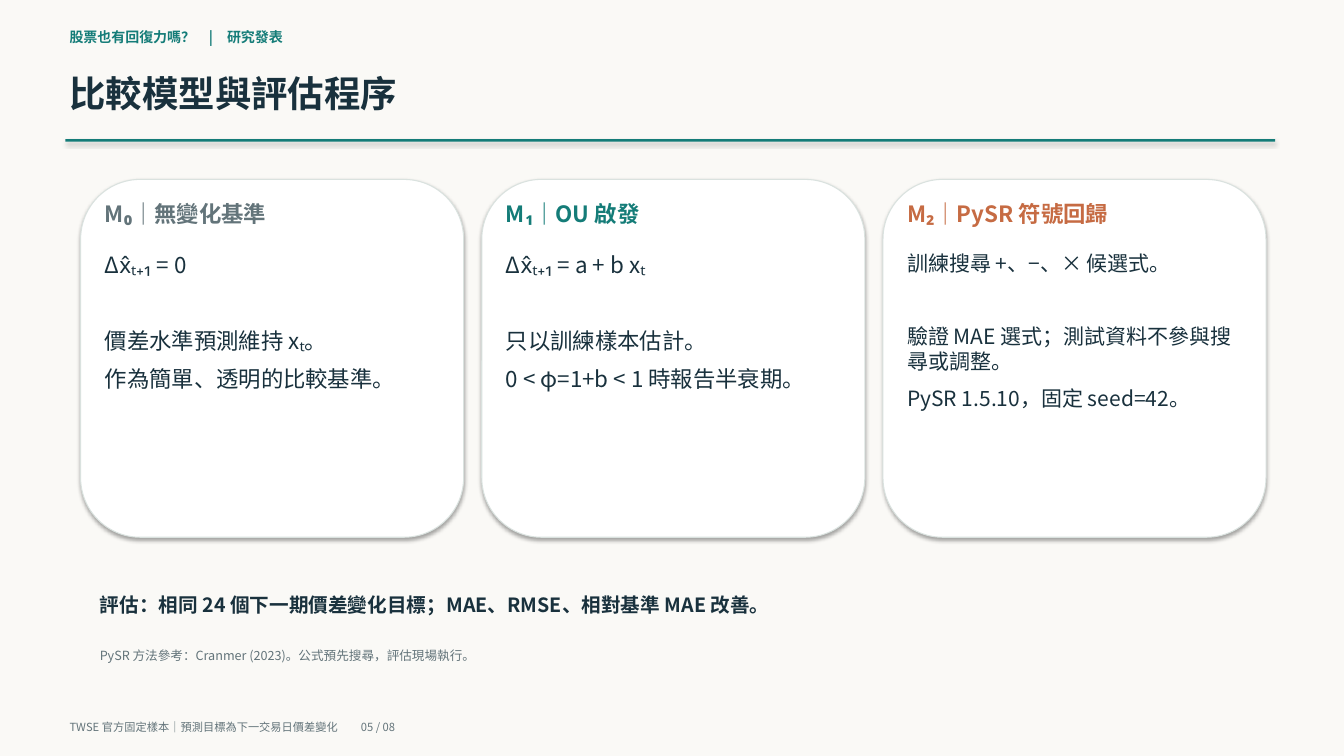
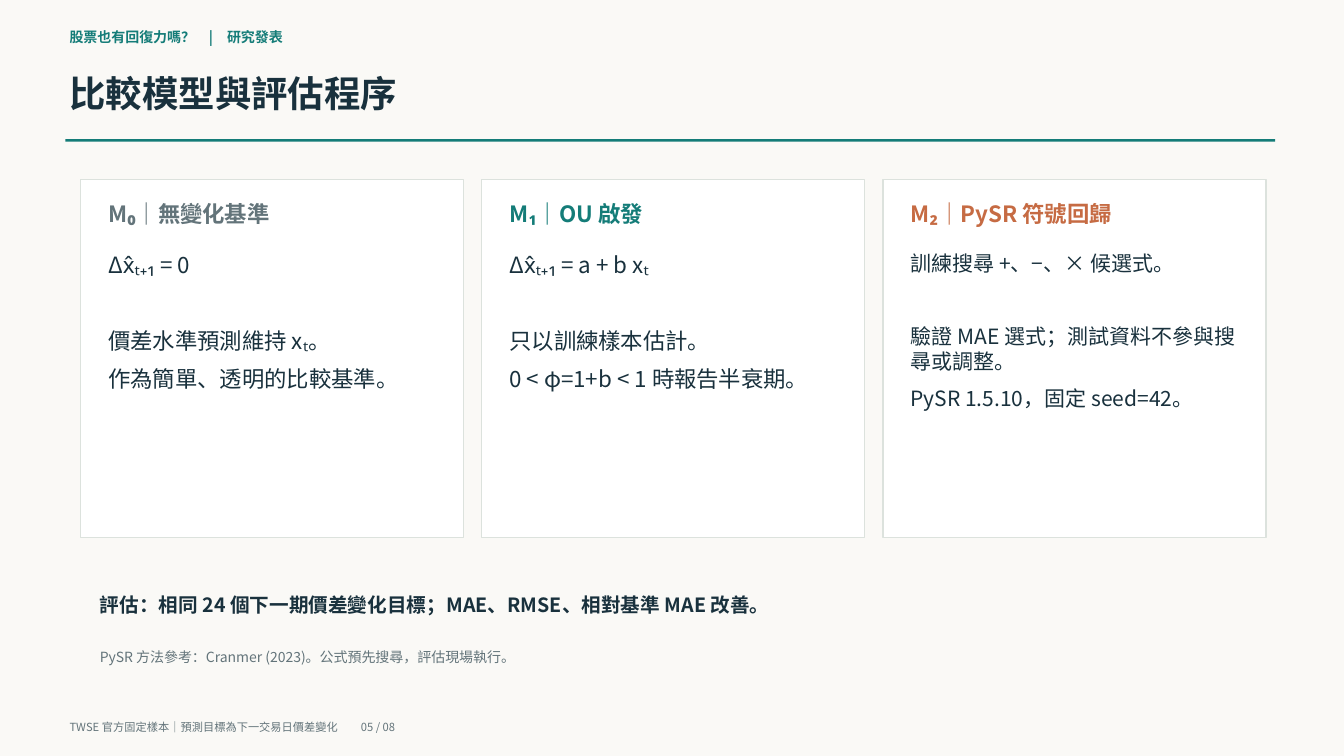
Before and after one commit to yinglinlin010/market-physics-lab, a slide deck: slide 5 of slides/midterm_90s.pptx. Drawn at 1344x756 pixels with LibreOffice and Linux fonts; fonts in the diff are those of the drawing. Boxes give left, top, right and bottom in pixels: in the first picture for what was removed or moved away, otherwise in the second. Text is boxed around its words. In the diff, an @@ line names an element or a change of style, - is before the commit and + after.

```diff
--- a/slides/midterm_90s.pptx
+++ b/slides/midterm_90s.pptx
@@ rectangle at (x1=66, y1=139, x2=1275, y2=142): shadow off @@
@@ rounded rectangle to rectangle; outline #DAE2DF 0.75 pt to #DCE2DD 0.8 pt; shadow off in 3 elements at (x1=81, y1=179, x2=464, y2=537), (x1=482, y1=179, x2=865, y2=537), (x1=883, y1=179, x2=1266, y2=537) @@
@@ text "M₂｜PySR 符號回歸" moved from (x1=907, y1=202, x2=1108, y2=227) to (x1=911, y1=202, x2=1111, y2=227) @@
@@ text "訓練搜尋 +、−、× 候選式。" moved from (x1=907, y1=253, x2=1232, y2=411) to (x1=911, y1=253, x2=1235, y2=411) @@
@@ text "PySR 方法參考：Cranmer (2023)。公式預先搜尋，評估現場執行。" at (x1=100, y1=650, x2=515, y2=665): size 9 to 10 pt @@
```
Also in this commit, not shown: 7 other slides changed, 3 other files.
